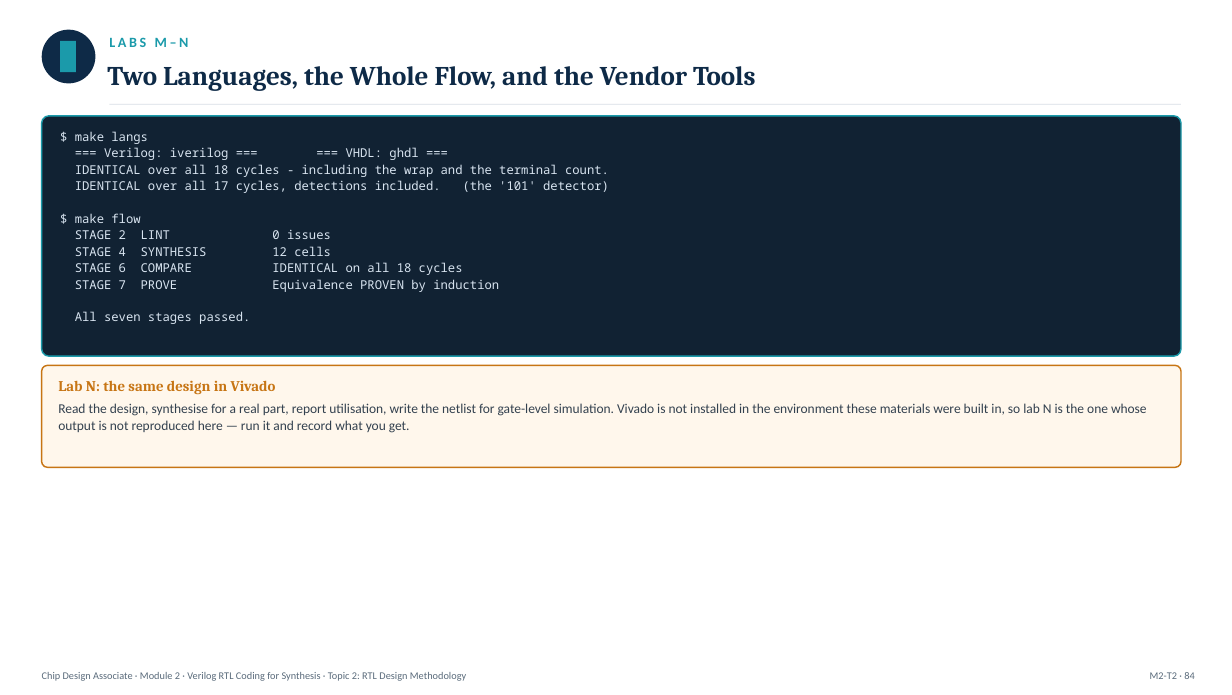
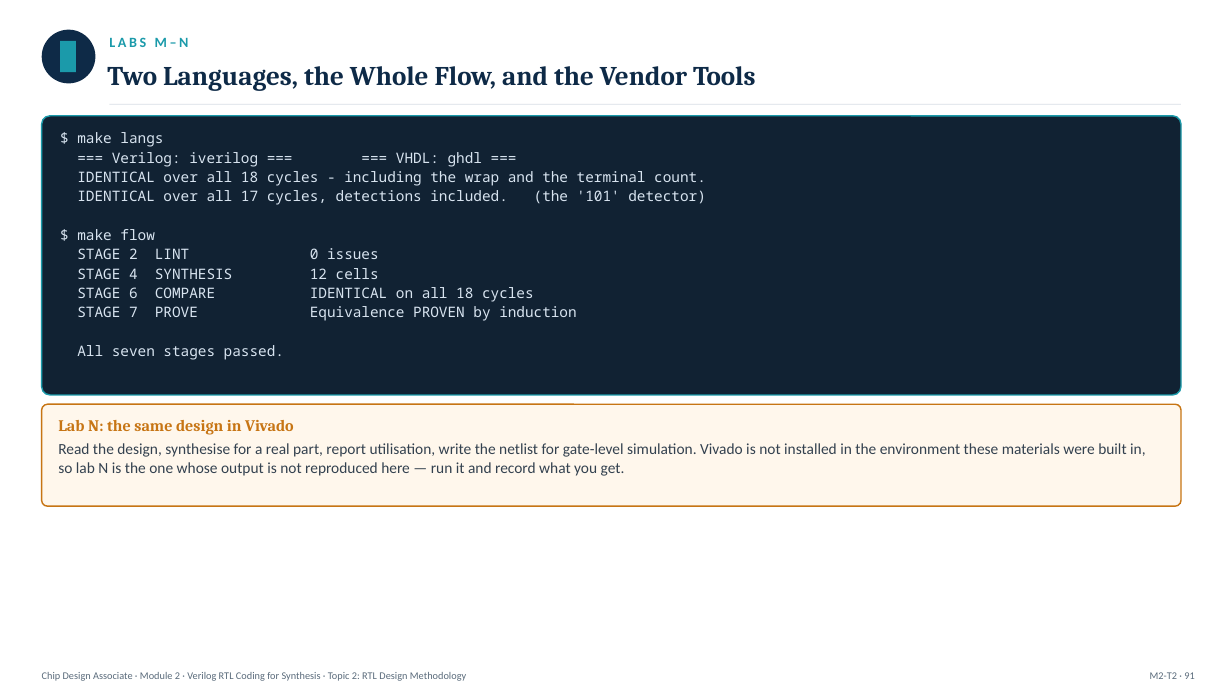
Before and after one commit to ripunjayiisc/ChipDesignContent, a slide deck: slide 91 of ChipDesignAssociate/Module2/Module2_Topic2_RTLDesignMethodology.pptx (slide 84 before the commit). Drawn at 1232x695 pixels with LibreOffice and Linux fonts; fonts in the diff are those of the drawing. Boxes give left, top, right and bottom in pixels: in the first picture for what was removed or moved away, otherwise in the second. Text is boxed around its words. In the diff, an @@ line names an element or a change of style, - is before the commit and + after.

```diff
--- a/ChipDesignAssociate/Module2/Module2_Topic2_RTLDesignMethodology.pptx
+++ b/ChipDesignAssociate/Module2/Module2_Topic2_RTLDesignMethodology.pptx
@@ rounded rectangle: place and size @@
-rounded rectangle at (42, 116, 1181, 356)
+rounded rectangle at (42, 116, 1181, 395)
@@ text "$ make langs" at (77, 132, 706, 360): size 9.5 to 11.2 pt @@
@@ 2 texts, 1 rounded rectangle: place and size @@
-2 texts, 1 rounded rectangle at (42, 365, 1181, 467)
+2 texts, 1 rounded rectangle at (42, 404, 1181, 506)
@@ text "Lab N: the same design ..." at (58, 420, 294, 435): size 11.5 to 12.5 pt @@
@@ text "Read the design, synthesise for ..." at (58, 443, 1145, 476): size 10.5 to 12 pt @@
@@ text at (1150, 672, 1194, 679): text changed @@
-M2-T2 · 84
+M2-T2 · 91
```
Also in this commit, not shown: 87 other slides changed, 7 slides added, 23 other files.
